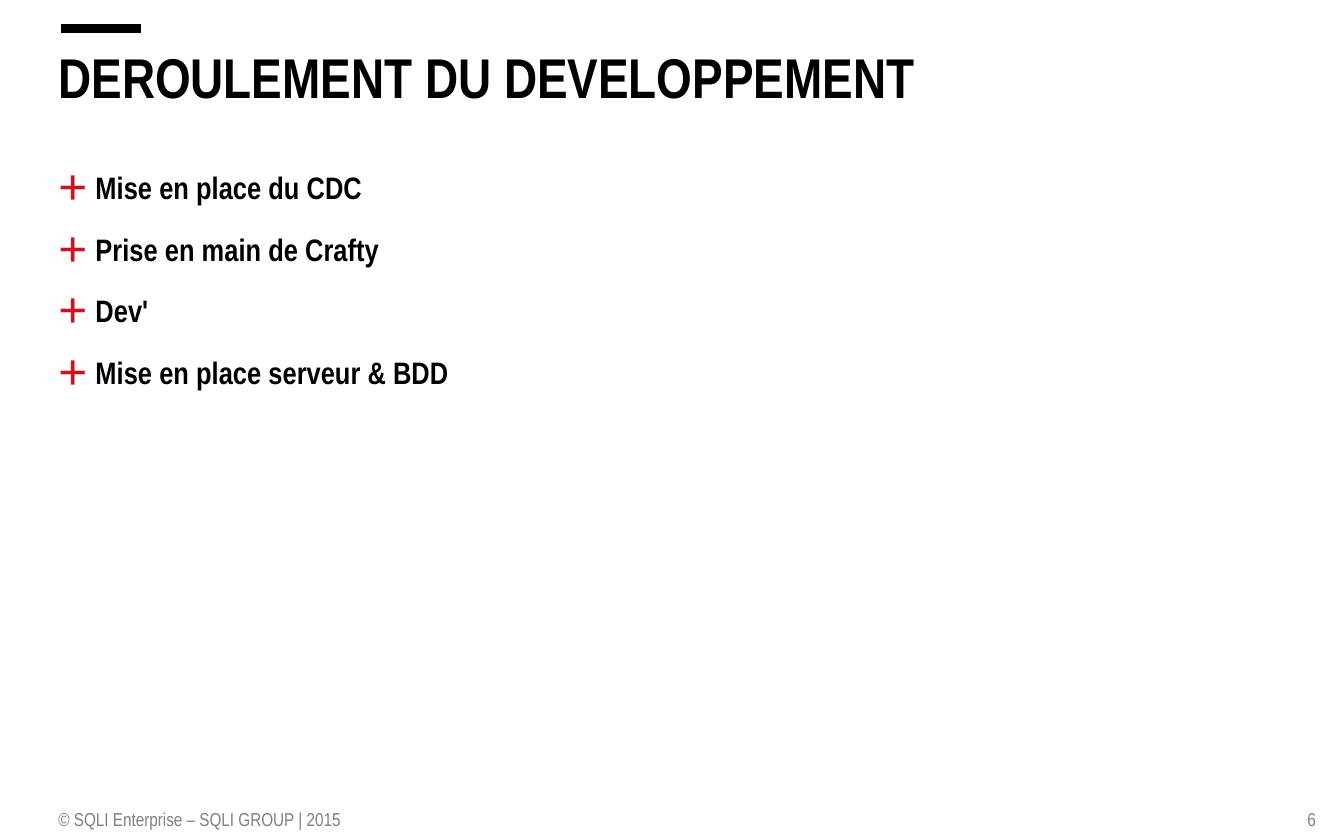
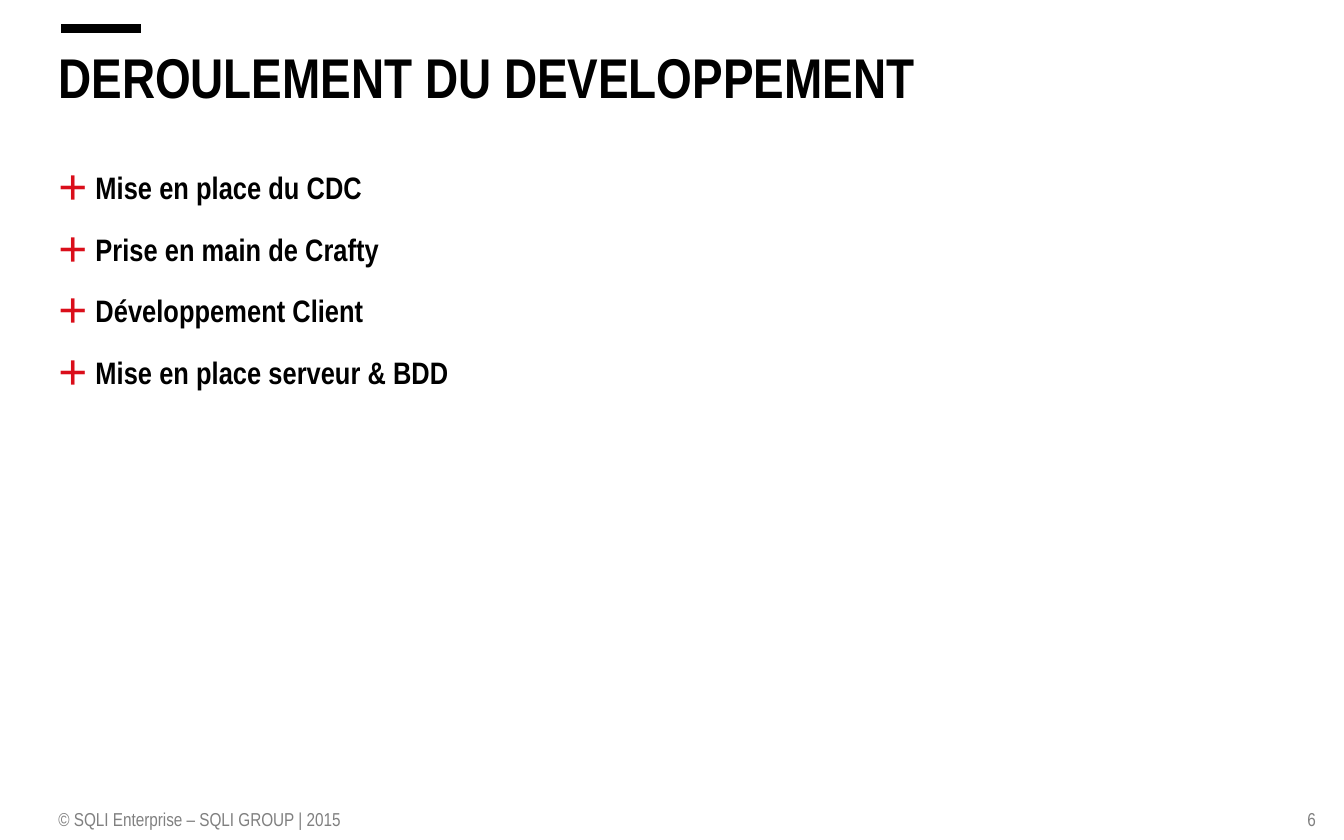
Before and after one commit to Persaver/simPolServer, a slide deck: slide 6 of Presentation/presentation.pptx. Drawn at 1344x840 pixels with LibreOffice and Linux fonts; fonts in the diff are those of the drawing; background and template pictures are left out. Boxes give left, top, right and bottom in pixels: in the first picture for what was removed or moved away, otherwise in the second. Text is boxed around its words. In the diff, an @@ line names an element or a change of style, - is before the commit and + after.

```diff
--- a/Presentation/presentation.pptx
+++ b/Presentation/presentation.pptx
@@ text at [95, 299, 363, 328]: text changed @@
-+ Dev'
++ Développement Client
```
Also in this commit, not shown: 2 other slides changed, 1 other file.
